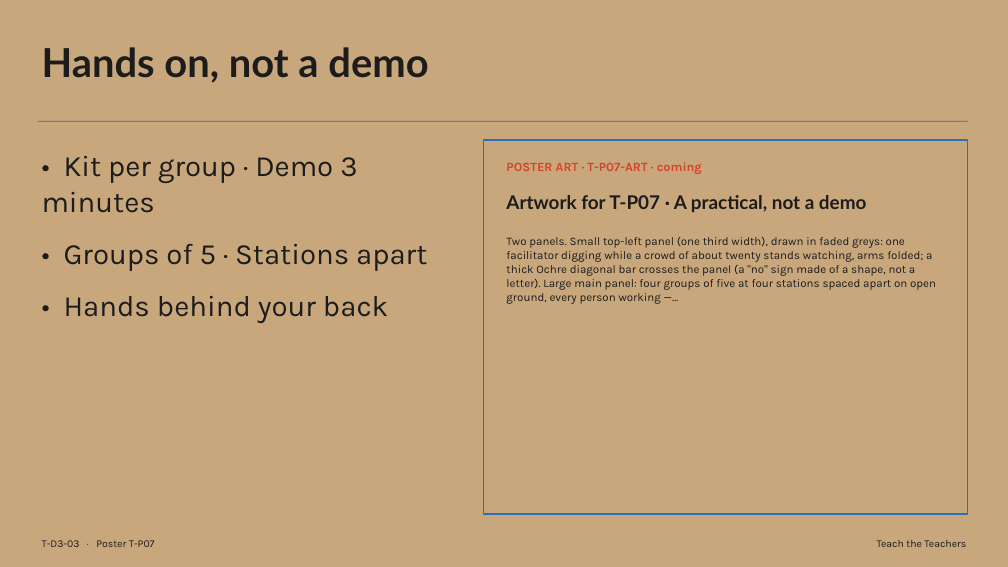
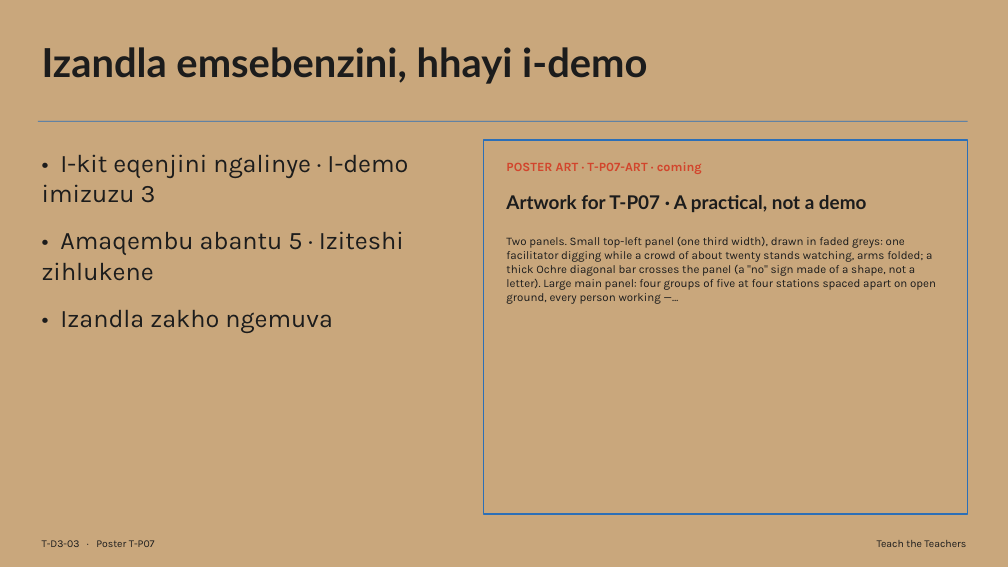
Before and after one commit to rorymclark-prog/ImbewuField, a slide deck: slide 3 of courses/build/teach-the-teachers/T-D3.zu.pptx. Drawn at 1008x567 pixels with LibreOffice and Linux fonts; fonts in the diff are those of the drawing. Boxes give left, top, right and bottom in pixels: in the first picture for what was removed or moved away, otherwise in the second. Text is boxed around its words. In the diff, an @@ line names an element or a change of style, - is before the commit and + after.

```diff
--- a/courses/build/teach-the-teachers/T-D3.zu.pptx
+++ b/courses/build/teach-the-teachers/T-D3.zu.pptx
@@ text at (42,47,647,84): text changed @@
-Hands on, not a demo
+Izandla emsebenzini, hhayi i-demo
@@ text at (42,154,408,333): text changed; size 28 to 24 pt @@
-• Kit per group · Demo 3 minutes
-• Groups of 5 · Stations apart
-• Hands behind your back
+• I-kit eqenjini ngalinye · I-demo imizuzu 3
+• Amaqembu abantu 5 · Iziteshi zihlukene
+• Izandla zakho ngemuva
```
Also in this commit, not shown: 17 other slides changed, 38 other files.
